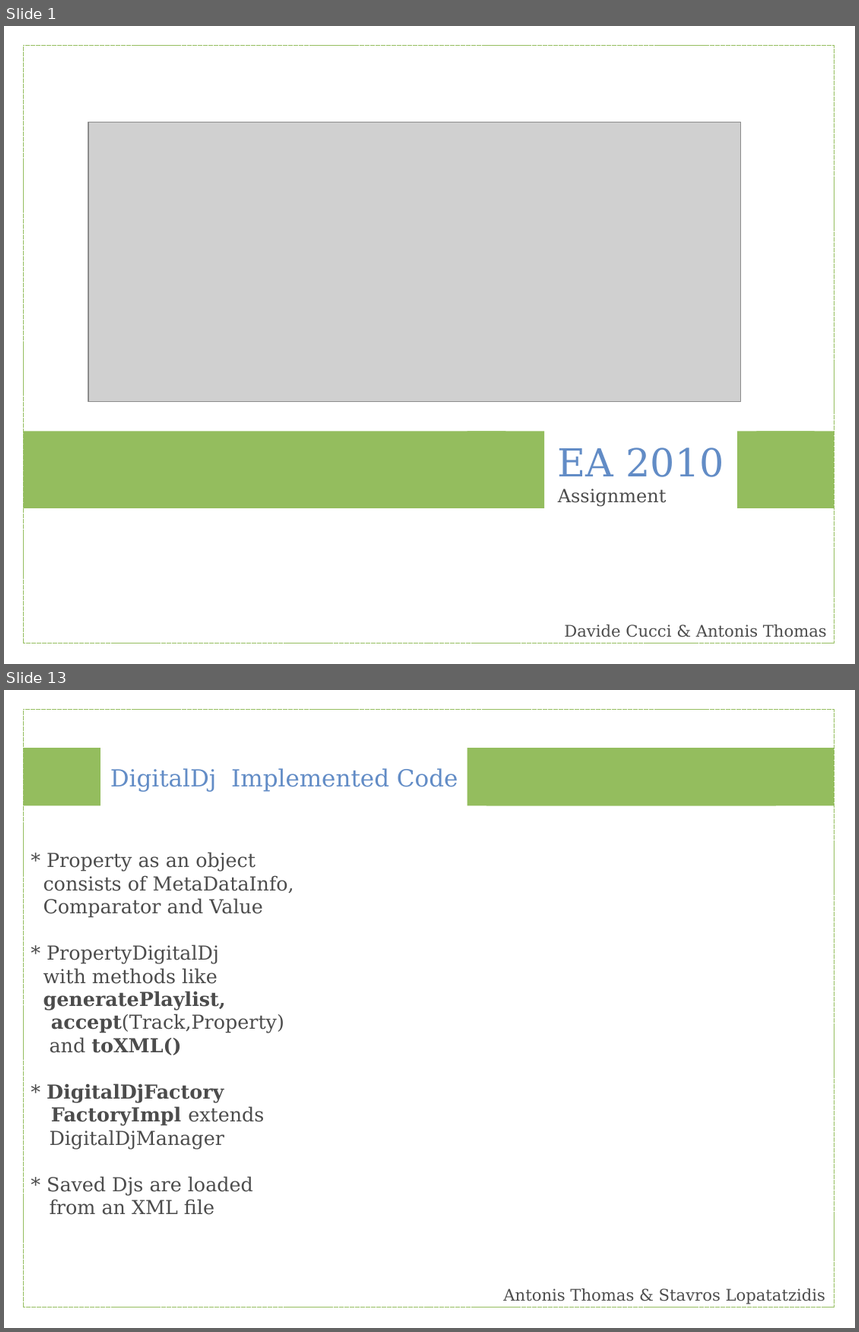
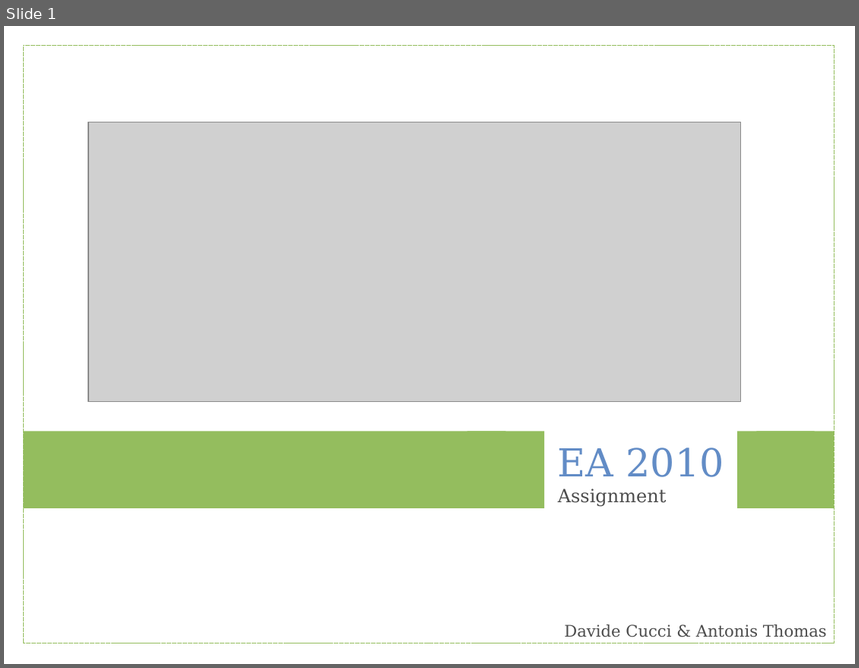
Before and after one commit to ufukhurriyetoglu/extreme-horsepower, a slide deck: EA2010/Report/eapres.odp. Shown one above the other, each under a label of ours: slides 1 and 13 before the commit, slide 1 after it; the slides between them are not shown. The pictures are 859x1332 and 859x668 pixels, drawn with LibreOffice and Linux fonts; fonts in the diff are those of the drawing; grey boxes stand for pictures. Boxes give left, top, right and bottom in pixels: in the first picture for what was removed or moved away, otherwise in the second. Text is boxed around its words. In the diff, an @@ line names an element or a change of style, - is before the commit and + after.

```diff
--- a/EA2010/Report/eapres.odp
+++ b/EA2010/Report/eapres.odp
@@ slide 13 removed at box(4, 690, 855, 1328), background #FFFFFF @@
@@ rectangle removed at box(23, 709, 835, 1308) @@
@@ rectangle removed at box(23, 748, 101, 806) @@
@@ rectangle removed at box(468, 748, 835, 806) @@
@@ rectangle removed at box(487, 748, 776, 806) @@
@@ text removed at box(110, 768, 458, 791) @@
-DigitalDj Implemented Code
@@ text removed at box(44, 852, 294, 1215) @@
-* Property as an object consists of MetaDataInfo, Comparator and Value
-* PropertyDigitalDj with methods like generatePlaylist,
-accept(Track,Property)
-and toXML()
-* DigitalDjFactory
-FactoryImpl extends
-DigitalDjManager
-* Saved Djs are loaded from an XML file
@@ text removed at box(503, 1289, 826, 1305) @@
-Antonis Thomas & Stavros Lopatatzidis
```
Also in this commit, not shown: 1 slide changed, 20 slides added, 14 other slides removed.
